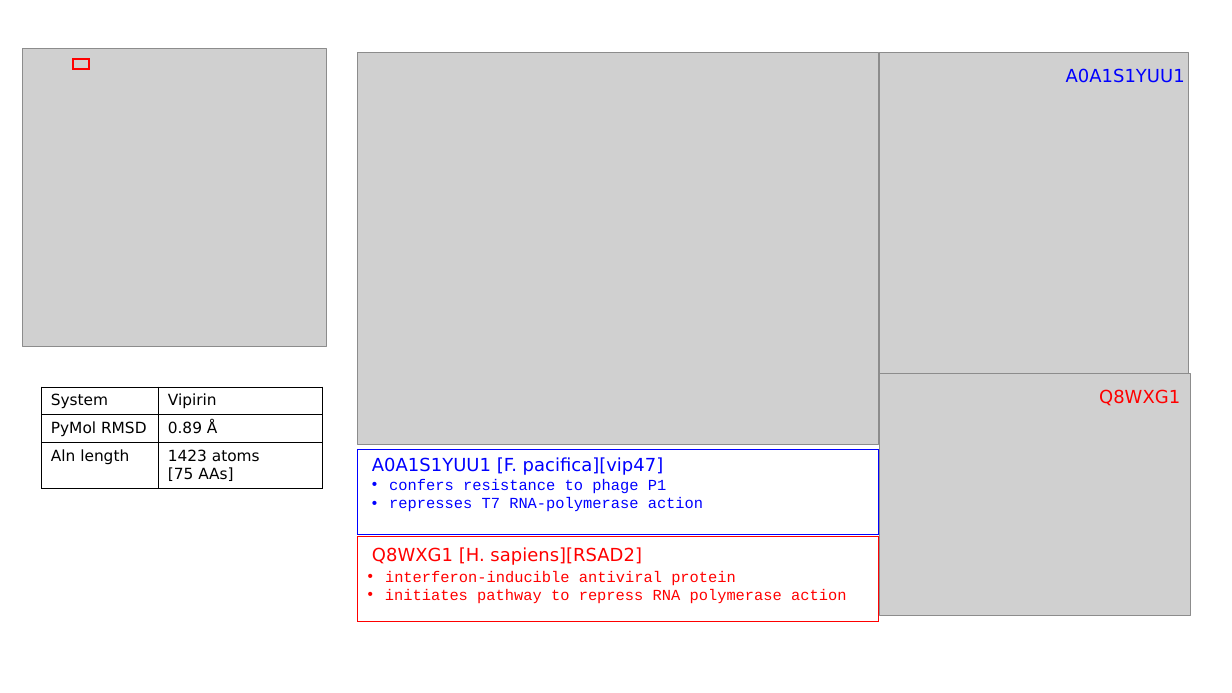
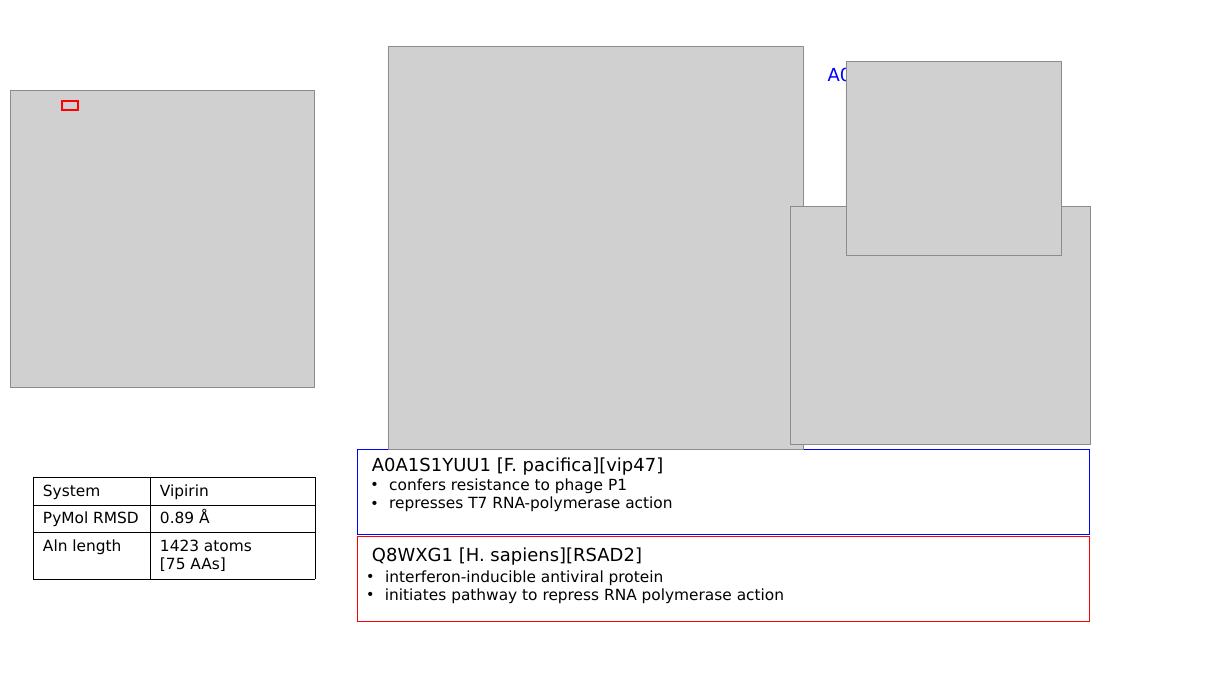
Before and after one commit to juliandeanmoran/BISSH, a slide deck: slide 13 of reports/2026-04-10_projectUpdate_2_jmoran.pptx. Drawn at 1232x693 pixels with LibreOffice and Linux fonts; fonts in the diff are those of the drawing; grey boxes stand for pictures. Boxes give left, top, right and bottom in pixels: in the first picture for what was removed or moved away, otherwise in the second. Text is boxed around its words. In the diff, an @@ line names an element or a change of style, - is before the commit and + after.

```diff
--- a/reports/2026-04-10_projectUpdate_2_jmoran.pptx
+++ b/reports/2026-04-10_projectUpdate_2_jmoran.pptx
@@ picture: place and size @@
-picture at [358,52,879,445]
+picture at [388,46,803,449]
@@ text "A0A1S1YUU1" rewrapped from [1066,68,1185,83] to [828,67,947,86] @@
@@ picture removed at [880,53,1189,381] @@
@@ picture added at [847,61,1062,255] @@
@@ picture: place and size @@
-picture at [22,49,326,347]
+picture at [11,91,315,388]
@@ rectangle: place and size @@
-rectangle at [73,59,89,68]
+rectangle at [62,101,78,110]
@@ picture added at [791,206,1092,445] @@
@@ text "Q8WXG1": place and size @@
-text "Q8WXG1" at [1099,389,1180,406]
+text "Q8WXG1" at [825,218,906,237]
@@ picture removed at [880,373,1190,616] @@
@@ rectangle: place and size @@
-rectangle at [358,449,879,534]
+rectangle at [358,449,1090,534]
@@ text "A0A1S1YUU1 [F. pacifica][vip47]" at [372,457,664,475]: text colour #0000FF to #000000 @@
@@ table: place and size @@
-table at [42,387,323,489]
+table at [34,477,316,579]
@@ text "confers resistance to phage P1" at [389,478,627,494]: font Courier New to DejaVu Sans, text colour #0000FF to #000000 @@
@@ text "represses T7 RNA-polymerase action" at [389,496,672,512]: font Courier New to DejaVu Sans, text colour #0000FF to #000000 @@
@@ rectangle: place and size @@
-rectangle at [358,536,879,621]
+rectangle at [358,536,1090,621]
@@ text "Q8WXG1 [H. sapiens][RSAD2]" at [372,547,642,565]: text colour #FF0000 to #000000 @@
@@ text "interferon-inducible antiviral protein" at [385,570,664,586]: font Courier New to DejaVu Sans, text colour #FF0000 to #000000 @@
@@ text "initiates pathway to repress RNA ..." at [385,588,784,604]: font Courier New to DejaVu Sans, text colour #FF0000 to #000000 @@
```
Also in this commit, not shown: 3 other slides changed.
